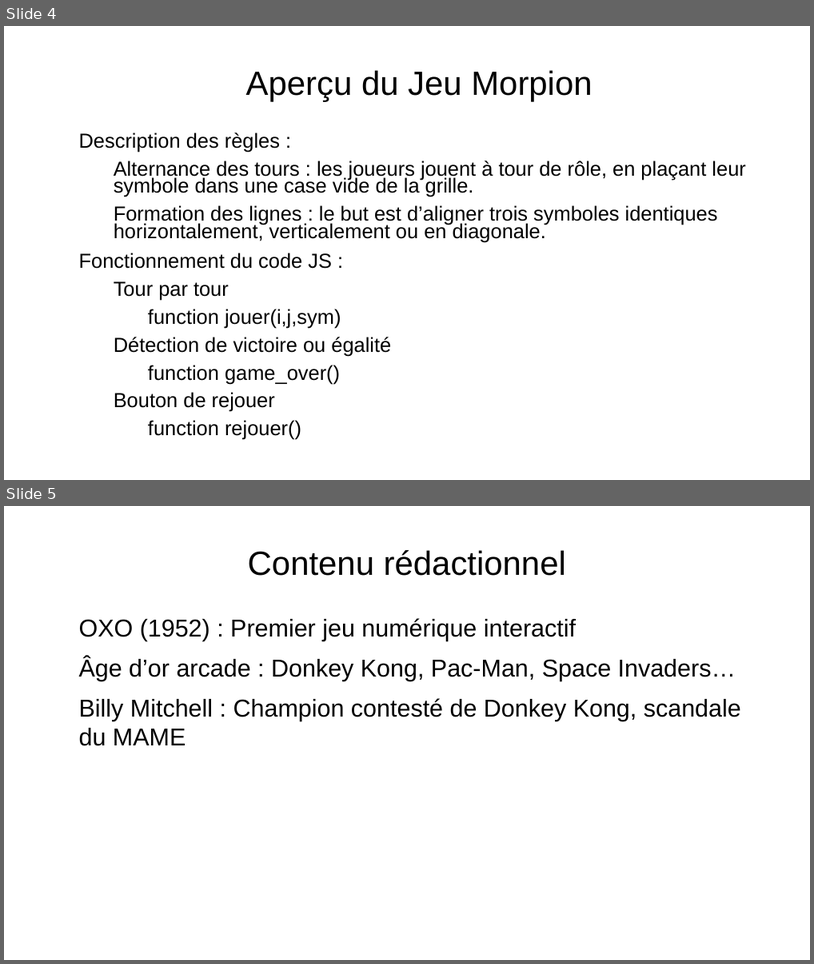
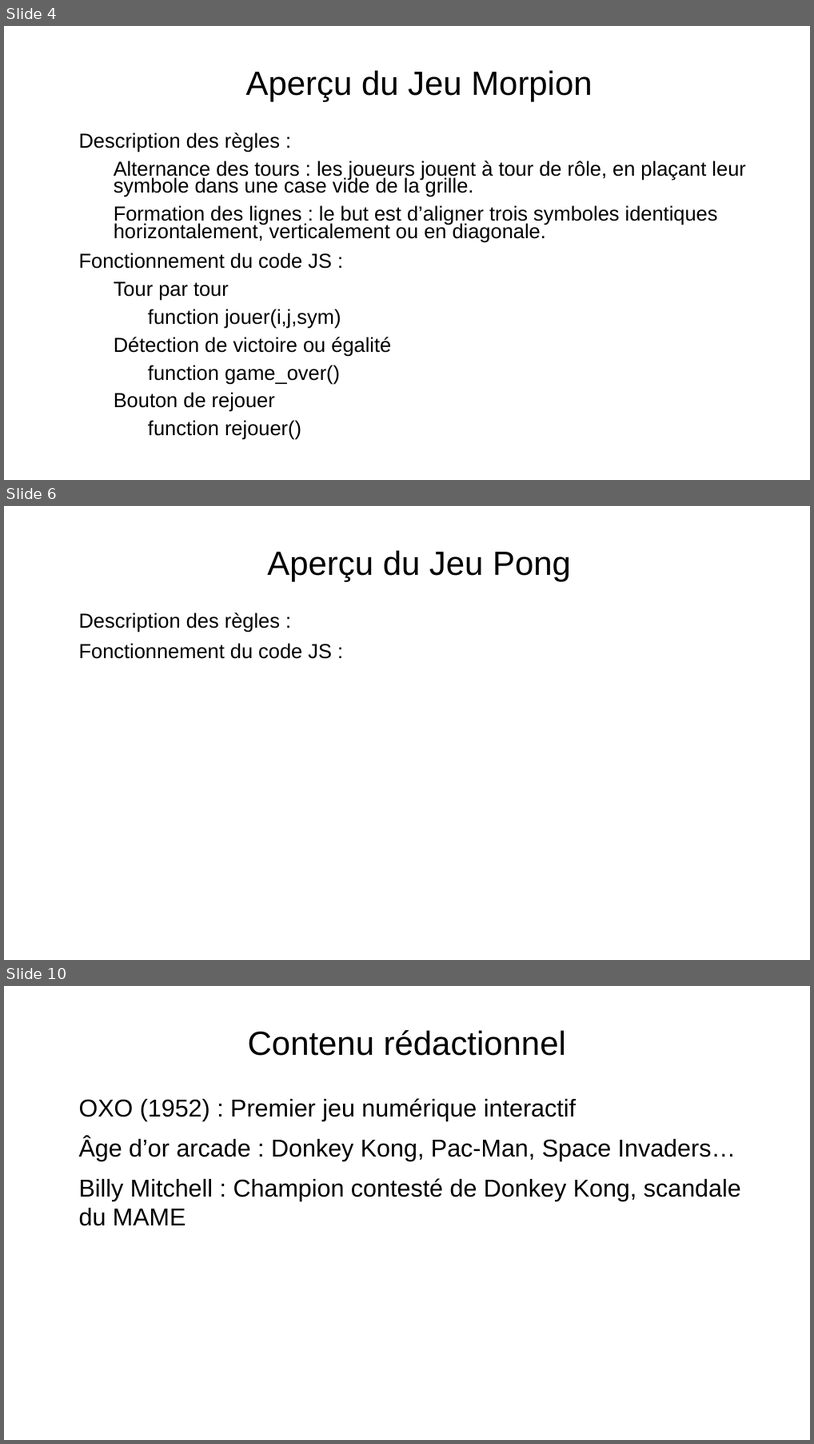
Before and after one commit to Cboukhal/projet_groupe, a slide deck: Camil/powerpoint/powerpoint_prototype.odp. Shown one above the other, each under a label of ours: slides 4 and 5 before the commit, slides 4, 6 and 10 after it; the slides between them are not shown. The pictures are 814x964 and 814x1444 pixels, drawn with LibreOffice and Linux fonts; fonts in the diff are those of the drawing; background and template pictures are left out. Boxes give left, top, right and bottom in pixels: in the first picture for what was removed or moved away, otherwise in the second. Text is boxed around its words. In the diff, an @@ line names an element or a change of style, - is before the commit and + after.

```diff
--- a/Camil/powerpoint/powerpoint_prototype.odp
+++ b/Camil/powerpoint/powerpoint_prototype.odp
@@ slide 6 added at box(4, 506, 810, 960), background picture (left out) @@
@@ title added at box(267, 550, 571, 582), 33 pt, text #000000 @@
+● Aperçu du Jeu Pong
@@ text added at box(79, 612, 332, 659), 20 pt, text #000000 @@
+● Description des règles :
+● Fonctionnement du code JS :
@@ what was slide 5 is now slide 10 @@
```
Also in this commit, not shown: 2 slides changed, 5 other slides added, 1 slide removed.
